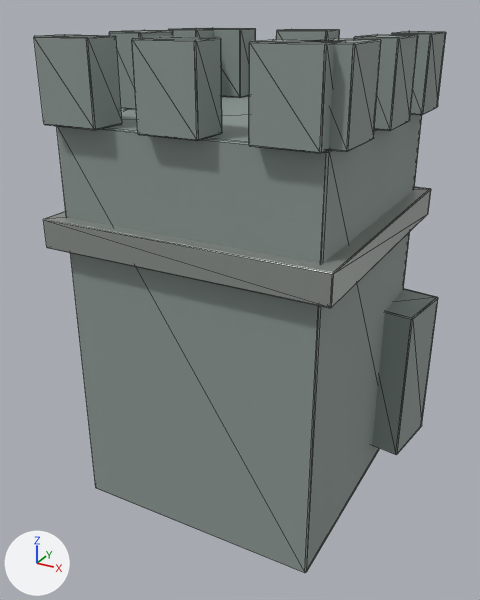
The glTF model assets/original/lumenreach_architecture/LumenShatteredFortressTower.glb, before and after one commit.
Both versions are drawn from a 50 mm camera at (21.2, -40.2, 34.5) aimed at (-0.2, -1.4, 15.0). The axes (+X, +Y, +Z) are drawn at lower left. The lights are the same throughout. The older version comes first. Mesh edges are drawn as thin lines. Vertices at exactly the same position are counted once.

The first picture shows 'LumenShatteredFortressTower'.
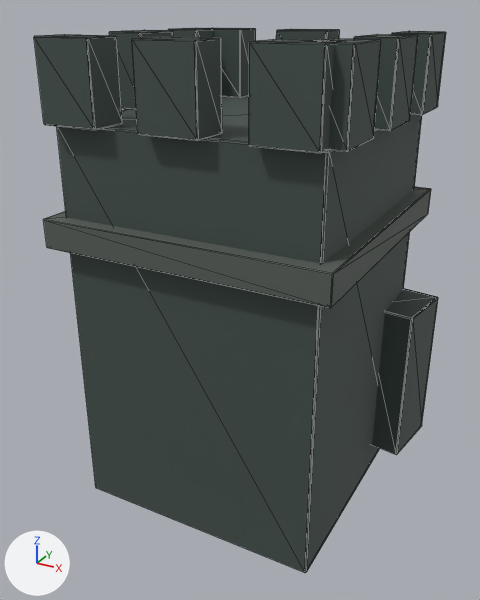
Location of each change, (x1, y1, x2, y2) in pixels of the pictures (480 x 600 px; the box of a moved part takes in the faces that stretch with it):
```json
{"object": "LumenShatteredFortressTower", "change": "reshaped, recoloured, surface changed", "before": [34, 28, 446, 573], "after": [34, 28, 446, 573], "on screen": "grey to black"}
{"part": 1, "of": "me_cube_469", "change": "moved or reshaped", "before": [213, 28, 256, 98], "after": [34, 34, 122, 130]}
{"part": 2, "of": "me_cube_469", "change": "moved or reshaped", "before": [132, 37, 222, 141], "after": [213, 28, 256, 98]}
{"part": 3, "of": "me_cube_469", "change": "moved or reshaped", "before": [276, 29, 340, 40], "after": [132, 37, 222, 141]}
{"part": 4, "of": "me_cube_469", "change": "moved or reshaped", "before": [249, 39, 338, 153], "after": [276, 29, 340, 40]}
{"part": 5, "of": "me_cube_469", "change": "moved or reshaped", "before": [311, 38, 381, 152], "after": [249, 39, 338, 153]}
{"part": 6, "of": "me_cube_469", "change": "moved or reshaped", "before": [109, 30, 173, 109], "after": [311, 38, 381, 152]}
{"part": 7, "of": "me_cube_469", "change": "moved or reshaped", "before": [354, 34, 418, 131], "after": [109, 30, 173, 109]}
{"part": 8, "of": "me_cube_469", "change": "moved or reshaped", "before": [168, 28, 213, 38], "after": [354, 34, 418, 131]}
{"part": 9, "of": "me_cube_469", "change": "moved or reshaped", "before": [392, 31, 446, 115], "after": [168, 28, 213, 38]}
{"part": 10, "of": "me_cube_469", "change": "moved or reshaped", "before": [34, 34, 438, 455], "after": [43, 31, 446, 455]}
{"part": 11, "of": "me_cube_469", "change": "recoloured", "before": [34, 28, 446, 573], "after": [34, 28, 446, 573], "on screen": "grey to black"}
{"part": 12, "of": "me_cube_469", "change": "recoloured", "before": [43, 187, 431, 308], "after": [372, 289, 438, 455]}
{"part": 13, "of": "me_cube_469", "change": "surface changed", "before": [34, 28, 446, 573], "after": [34, 28, 446, 573], "on screen": "grey to black"}
```

Scene script edits in JSON lines:
```json
{"op": "add", "block": "img_lumen_palette", "code": ["img_lumen_palette = load_image('lumen_palette', '_unpacked/lumen_palette', 64, 64, 'sRGB')"]}
{"op": "add", "block": "mat_el_lumenreachpalette", "code": ["mat_el_lumenreachpalette = principled_material('EL_LumenreachPalette')", "mat_el_lumenreachpalette.texture = img_lumen_palette", "mat_el_lumenreachpalette.roughness = 0.72"]}
{"block": "me_cube_469", "where": "me_cube_469.from_pydata(...)  # 312 vertices, 572 faces; spans x -10.0..11.8, y -10.0..10.0, z -14.0..19.0"}
{"block": "me_cube_469", "where": "# used by ob_lumenshatteredfortresstower; location = (0.0, 0.0, 14.0)"}
{"block": "me_cube_469", "change": "me_cube_469 part 1: the loose piece of 24 vertices spanning x -9.0..-5.0, y 7.4..10.0, z 14.0..19.0 is moved by (0.0, -17.4, 0.0)"}
{"block": "me_cube_469", "change": "me_cube_469 part 2: the loose piece of 24 vertices spanning x -2.0..2.0, y -10.0..-7.4, z 14.0..19.0 is moved by (-7.0, 17.4, 0.0)"}
{"block": "me_cube_469", "change": "me_cube_469 part 3: the loose piece of 24 vertices spanning x -2.0..2.0, y 7.4..10.0, z 14.0..19.0 is moved by (0.0, -17.4, 0.0)"}
{"block": "me_cube_469", "change": "me_cube_469 part 4: the loose piece of 24 vertices spanning x 5.0..9.0, y -10.0..-7.4, z 14.0..19.0 is moved by (-7.0, 17.4, 0.0)"}
{"block": "me_cube_469", "change": "me_cube_469 part 5: the loose piece of 24 vertices spanning x 7.4..10.0, y -9.0..-5.0, z 14.0..19.0 is scaled about its middle by (1.56, 0.642, 1), then moved by (-1.7, -1.7, 0.0)"}
{"block": "me_cube_469", "change": "me_cube_469 part 6: the loose piece of 24 vertices spanning x -10.0..-7.4, y -2.0..2.0, z 14.0..19.0 is moved by (17.4, -7.0, 0.0)"}
{"block": "me_cube_469", "change": "me_cube_469 part 7: the loose piece of 24 vertices spanning x 7.4..10.0, y -2.0..2.0, z 14.0..19.0 is moved by (-17.4, 0.0, 0.0)"}
{"block": "me_cube_469", "change": "me_cube_469 part 8: the loose piece of 24 vertices spanning x -10.0..-7.4, y 5.0..9.0, z 14.0..19.0 is moved by (17.4, -7.0, 0.0)"}
{"block": "me_cube_469", "change": "me_cube_469 part 9: the loose piece of 24 vertices spanning x 7.4..10.0, y 5.0..9.0, z 14.0..19.0 is moved by (-17.4, 0.0, 0.0)"}
{"block": "me_cube_469", "change": "me_cube_469 part 10: 72 of 312 vertices moved; they spanned x -10.0..11.8, y -10.0..10.0, z -12.0..19.0 and now span x -10.0..11.8, y -10.0..10.0, z -12.0..19.0; mean shift (5.2, 5.2, 0.0); largest move (-9.9, -9.9, 6.0) -> (7.3, 4.4, -12.0)"}
{"block": "me_cube_469", "change": "me_cube_469 part 11: all 528 faces that had it switch from mat_el_stone (grey #8b9793) to mat_el_lumenreachpalette (picture img_lumen_palette)"}
{"block": "me_cube_469", "change": "me_cube_469 part 12: all 44 faces that had it switch from mat_el_metal (grey #9ea4a0) to mat_el_lumenreachpalette (picture img_lumen_palette)"}
{"block": "me_cube_469", "change": "me_cube_469 part 13: texture (UV) coordinates of 572 of 572 faces, centred in x -10.0..11.8, y -10.0..10.0, z -14.0..19.0, changed; they spanned u 0.12..0.87, v 0.0..1.0 and now span u 0.12..0.88, v 0.38..0.62"}
```
